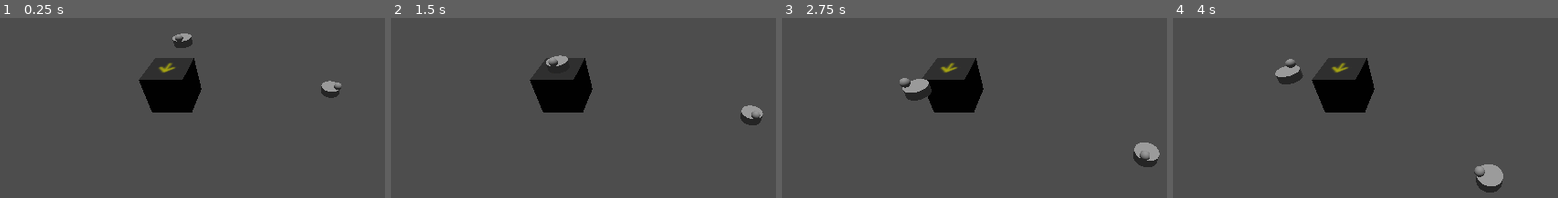
Above: before the commit, frames 1-4 (left to right).
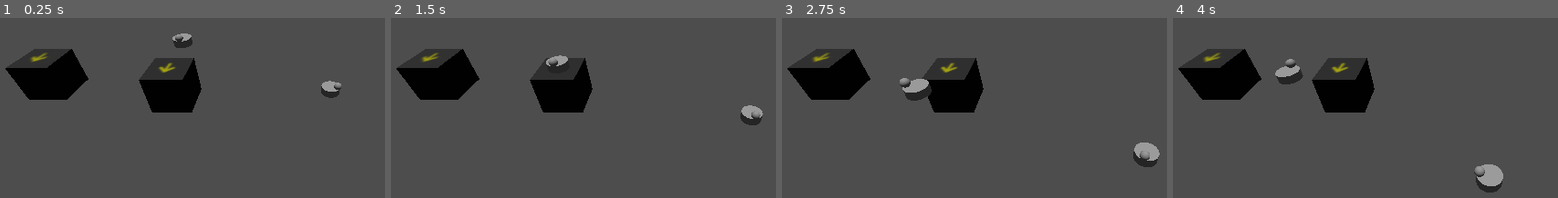
Above: after the commit, the same moments.

Repository: AndrewD55/DumpsterFrog_Acerola_Jam_0_Aberration
Game: Godot game, scene res://main.tscn
The game is run twice, just before and just after one commit, with the same random seed, the same clock (stepped at 60 frames per second) and the same inputs.
Inputs (mouse positions are in pixels of both pictures, inside the frame that each line leads up to):
- Up to frame 1 (0.25 s): no input
- Up to frame 2 (1.5 s): move the mouse to (outside the picture) at 0.52 s; click (outside the picture) at 0.67 s; move the mouse to (529, 118) at 1.27 s; click (529, 118) at 1.42 s
- Up to frame 3 (2.75 s): move the mouse to (outside the picture) at 2.02 s; click (outside the picture) at 2.17 s
- Up to frame 4 (4 s): move the mouse to (1419, 180) at 2.77 s; click (1419, 180) at 2.92 s; move the mouse to (outside the picture) at 3.52 s; click (outside the picture) at 3.67 s

The runs differ from the first frame. In frame 1, 4.5% of the frame differs, in the area x 1-23%, y 17-46%; in frame 2, 4.5%; in frame 3, 4.5%; in frame 4, 4.5%.

Commit message:
Locked Turntable clicks while object is leaving the belt (THIS WILL BREAK IF MANAGING MORE THAN 1 OBJECT AT A TIME)
Right now control feels like a good compromise  being able to switch belt direction in a pinch, but not demolish the path animation

still need:
stop belt objects when running into other belt objects
stop belt objects entering an opposing turntable (or possibly stop entering if that'd break the locked turntable rotation logic)

Diff:
--- a/Acerola_Jam_0_Godot_Project/game_elements/belt_turntable.gd
+++ b/Acerola_Jam_0_Godot_Project/game_elements/belt_turntable.gd
@@ -3,6 +3,9 @@
 class_name Belt_Turntable_Path3D
 
 @onready var Highlight = $Mouseover_Highlight
+var GreenHighlightTexture:Texture2D = load("res://2D_Media/Sprites/Mouseover_Highlight_V0_Green.png")
+var RedHighlightTexture:Texture2D = load("res://2D_Media/Sprites/Mouseover_Highlight_V0_Red.png")
+
 @onready var BeltMesh = $MeshInstance3D
 
 @onready var Rear_EntrancePathNode = $MeshInstance3D/Entrance_Path/Rear_Entrance_Path
@@ -14,39 +17,30 @@
 @onready var Right_ExitPathNode = $MeshInstance3D/Exit_Path/Right_Exit_Path
 
 
-
 enum global_direction {NORTH_ZPOS, EAST_XNEG, SOUTH_ZNEG, WEST_XPOS }
 enum local_orientation {LEFT, RIGHT, FORWARD}
 
 @export var Turntable_Global_Direction:global_direction
-
-
 #offset position to unload objects onto NORTH_ExitPathNode
 @export var NORTH_ExitPathNode:Path3D=null
 @export var NORTH_Exit_local_orientation:local_orientation=local_orientation.FORWARD
-#@export var NORTH_Exit_Position_Override:float=0.5
-
 #offset position to unload objects onto EAST_ExitPathNode
 @export var EAST_ExitPathNode:Path3D=null
 @export var EAST_Exit_local_orientation:local_orientation=local_orientation.FORWARD
-#@export var EAST_Exit_Position_Override:float=0.5
-
 #offset position to unload objects onto SOUTH_ExitPathNode
 @export var SOUTH_ExitPathNode:Path3D=null
 @export var SOUTH_Exit_local_orientation:local_orientation=local_orientation.FORWARD
-#@export var SOUTH_Exit_Position_Override:float=0.5
-
 #offset position to unload objects onto WEST_ExitPathNode
 @export var WEST_ExitPathNode:Path3D=null
 @export var WEST_Exit_local_orientation:local_orientation=local_orientation.FORWARD
-#@export var WEST_Exit_Position_Override:float=0.5
-
 
 var current_ExitPathNode:Path3D=null
-#var current_Exit_local_orientation:local_orientation=local_orientation.FORWARD
-#var current_Exit_Position_Override:float=0.0
-
-
+
+var Exiting_ObjectNode:Node3D=null
+var Lock_Rotation:bool=false
+
+
+# HELPER FUNCTIONS
 func set_exitpath(After_Exit_PathNode:Path3D,After_Exit_Direction:local_orientation):
 	match After_Exit_Direction:
 		local_orientation.LEFT:
@@ -62,7 +56,6 @@
 
 	current_ExitPathNode.set_exit_path_node(After_Exit_PathNode)
 
-
 func rotate_belt(LRMouse:int)->void:
 	#rotate belt model and set Turntable_Global_Direction for proper input directions
 	match Turntable_Global_Direction:
@@ -107,6 +100,8 @@
 					self.set_exitpath(NORTH_ExitPathNode,NORTH_Exit_local_orientation)
 					self.rotate_object_local(Vector3(0,1,0),-PI/2)
 
+
+# NORMAL INIT/INPUT/MAIN LOGIC
 func _ready():
 	#set initial exit parameters
 	match Turntable_Global_Direction:
@@ -119,33 +114,47 @@
 		global_direction.WEST_XPOS:#<
 			self.set_exitpath(WEST_ExitPathNode,WEST_Exit_local_orientation)
 
-
-
-
-
-
-
 func _input(event):
 	if Highlight.visible == true: #mouseover is occuring
-		if event is InputEventMouseButton:
-			if event.button_index == MOUSE_BUTTON_LEFT:
-				if event.pressed:
-					self.rotate_belt(1)
-			if event.button_index == MOUSE_BUTTON_RIGHT:
-				if event.pressed:
-					self.rotate_belt(2)
-
-
-#func _physics_process(delta):
-
+		if Lock_Rotation == false:
+			if event is InputEventMouseButton:
+				if event.button_index == MOUSE_BUTTON_LEFT:
+					if event.pressed:
+						self.rotate_belt(1)
+				if event.button_index == MOUSE_BUTTON_RIGHT:
+					if event.pressed:
+						self.rotate_belt(2)
+
+func _physics_process(delta):
+	if Lock_Rotation == true:
+		Highlight.texture = RedHighlightTexture
+		#get current parent PathNode3D
+		var Exiting_Object_CurrentPathNode = Exiting_ObjectNode.get_parent()
+		#once it's on path OTHER THAN our entrance/exit path nodes, it must be on it's way. say goodbye!
+		if Exiting_Object_CurrentPathNode not in [Forward_ExitPathNode, Left_ExitPathNode, Right_ExitPathNode,Rear_EntrancePathNode,Left_EntrancePathNode,Right_EntrancePathNode]:
+			Exiting_ObjectNode =null
+			Lock_Rotation = false
+	else:
+		Highlight.texture = GreenHighlightTexture
+
+# GODOT SIGNALS
 func _on_mouse_entered():
 	Highlight.visible = true
 
-
 func _on_mouse_exited():
 	Highlight.visible = false
 
-
+func _on_exiting_object_area_3d_area_entered(area):
+	Exiting_ObjectNode = area.get_parent()
+	if Exiting_ObjectNode.get_class() == "On_Belt_Object":
+		Exiting_ObjectNode
+	Lock_Rotation = true
+	#When a belt object enters this area
+		#1.Get it's node
+		#2 Lock Rotation
+		#(Out in Monitoring Logic)
+		#2 Once it's exit path becomes it's parent, then get nextpath again.
+		#3 Once it's nextpath becomes it's parent forget it exists and unlock rotation
 
 func get_turntable_entrance(Incoming_Obj_Global_Direction:global_direction):
 #This is used to provide incoming objects which enter path to take.
--- a/Acerola_Jam_0_Godot_Project/game_elements/belt_turntable.tscn
+++ b/Acerola_Jam_0_Godot_Project/game_elements/belt_turntable.tscn
@@ -1,15 +1,15 @@
-[gd_scene load_steps=14 format=3 uid="uid://dok0pyvneckou"]
+[gd_scene load_steps=15 format=3 uid="uid://dok0pyvneckou"]
 
 [ext_resource type="Script" path="res://game_elements/belt_turntable.gd" id="1_utw1d"]
 [ext_resource type="PackedScene" uid="uid://crho7h6t4w6x7" path="res://composition_modules/Linked_Path3D.tscn" id="2_7w5hh"]
 [ext_resource type="Texture2D" uid="uid://bs3pm4y6j58h4" path="res://2D_Media/Sprites/Temp_Direction_Arrow_V0.png" id="2_b20g6"]
-[ext_resource type="Texture2D" uid="uid://5h1ipeqg7vjp" path="res://2D_Media/Sprites/Mouseover_Highlight_V0.png" id="2_tvmiy"]
 [ext_resource type="Curve3D" uid="uid://dya28qelk13vt" path="res://game_elements/belt_turntable_entrance_rear_curve3d.tres" id="3_nd0uo"]
 [ext_resource type="Curve3D" uid="uid://daga0jiq0ilrj" path="res://game_elements/belt_turntable_entrance_right_curve3d.tres" id="4_cys10"]
 [ext_resource type="Curve3D" uid="uid://bmu1jt0mj3biu" path="res://game_elements/belt_turntable_entrance_left_curve3d.tres" id="5_oy1c7"]
 [ext_resource type="Curve3D" uid="uid://bhuu7lh3osdmv" path="res://game_elements/belt_turntable_exit_forward_curve3d.tres" id="6_h21qr"]
 [ext_resource type="Curve3D" uid="uid://bn4c7iv1vpek" path="res://game_elements/belt_turntable_exit_left_curve3d.tres" id="7_ss6wc"]
 [ext_resource type="Curve3D" uid="uid://dg6y5knyym7tu" path="res://game_elements/belt_turntable_exit_right_curve3d.tres" id="8_tlm8t"]
+[ext_resource type="Texture2D" uid="uid://clyrtms0yfxmj" path="res://2D_Media/Sprites/Mouseover_Highlight_V0_Green.png" id="10_wiyli"]
 
 [sub_resource type="BoxShape3D" id="BoxShape3D_it444"]
 
@@ -17,6 +17,9 @@
 
 [sub_resource type="StandardMaterial3D" id="StandardMaterial3D_nrd52"]
 albedo_color = Color(0.129412, 0.129412, 0.129412, 1)
+
+[sub_resource type="BoxShape3D" id="BoxShape3D_g4buf"]
+size = Vector3(0.25, 0.25, 0.1)
 
 [node name="Belt_Turntable" type="StaticBody3D"]
 script = ExtResource("1_utw1d")
@@ -63,7 +66,17 @@
 transform = Transform3D(1, 0, 0, 0, 1, 0, 0, 0, 1, 0, 1.05852, 0)
 visible = false
 axis = 1
-texture = ExtResource("2_tvmiy")
+texture = ExtResource("10_wiyli")
+
+[node name="Exiting_Object_Area_3D" type="Area3D" parent="."]
+transform = Transform3D(1, 0, 0, 0, 1, 0, 0, 0, 1, 0, 1, -0.445073)
+input_ray_pickable = false
+monitorable = false
+
+[node name="CollisionShape3D" type="CollisionShape3D" parent="Exiting_Object_Area_3D"]
+transform = Transform3D(1, 0, 0, 0, 1, 0, 0, 0, 1, 0, 0.137648, 0)
+shape = SubResource("BoxShape3D_g4buf")
 
 [connection signal="mouse_entered" from="." to="." method="_on_mouse_entered"]
 [connection signal="mouse_exited" from="." to="." method="_on_mouse_exited"]
+[connection signal="area_entered" from="Exiting_Object_Area_3D" to="." method="_on_exiting_object_area_3d_area_entered"]
--- a/Acerola_Jam_0_Godot_Project/game_elements/on_belt_object.gd
+++ b/Acerola_Jam_0_Godot_Project/game_elements/on_belt_object.gd
@@ -1,4 +1,5 @@
 extends Node3D
+class_name On_Belt_Object
 
 enum enum_belt_object_type {UNDEF, RAW, REFINED, DEFECT}
 
--- a/Acerola_Jam_0_Godot_Project/game_elements/on_belt_object.tscn
+++ b/Acerola_Jam_0_Godot_Project/game_elements/on_belt_object.tscn
@@ -1,8 +1,15 @@
-[gd_scene load_steps=4 format=3 uid="uid://6horm3jye3eg"]
+[gd_scene load_steps=5 format=3 uid="uid://6horm3jye3eg"]
 
 [ext_resource type="Script" path="res://game_elements/on_belt_object.gd" id="1_5hqyd"]
 
+[sub_resource type="CylinderShape3D" id="CylinderShape3D_nt7hx"]
+height = 0.5
+radius = 0.25
+
 [sub_resource type="CylinderMesh" id="CylinderMesh_eg175"]
+top_radius = 0.25
+bottom_radius = 0.25
+height = 0.2
 
 [sub_resource type="SphereMesh" id="SphereMesh_5tqep"]
 
@@ -11,8 +18,16 @@
 loop = false
 script = ExtResource("1_5hqyd")
 
+[node name="Area3D" type="Area3D" parent="."]
+input_ray_pickable = false
+monitoring = false
+
+[node name="CollisionShape3D" type="CollisionShape3D" parent="Area3D"]
+transform = Transform3D(1, 0, 0, 0, 1, 0, 0, 0, 1, 0, 0.25, 0)
+shape = SubResource("CylinderShape3D_nt7hx")
+
 [node name="MeshInstance3D" type="MeshInstance3D" parent="."]
-transform = Transform3D(0.5, 0, 0, 0, 0.1, 0, 0, 0, 0.5, 0, 0.1, 0)
+transform = Transform3D(1, 0, 0, 0, 1, 0, 0, 0, 1, 0, 0.1, 0)
 mesh = SubResource("CylinderMesh_eg175")
 
 [node name="MeshInstance3D2" type="MeshInstance3D" parent="."]
--- a/Acerola_Jam_0_Godot_Project/main.tscn
+++ b/Acerola_Jam_0_Godot_Project/main.tscn
@@ -86,10 +86,13 @@
 
 [node name="Belt_Turntable_SOUTH" parent="ExampleTurntable_SOUTH" node_paths=PackedStringArray("EAST_ExitPathNode", "SOUTH_ExitPathNode", "WEST_ExitPathNode") instance=ExtResource("3_8xeo6")]
 Turntable_Global_Direction = 2
+NORTH_Exit_local_orientation = 2
 EAST_ExitPathNode = NodePath("../../LinkedPath3D_EAST_RETURN")
+EAST_Exit_local_orientation = 2
 SOUTH_ExitPathNode = NodePath("../../LinkedPath3D_SOUTH_RETURN")
 SOUTH_Exit_local_orientation = 1
 WEST_ExitPathNode = NodePath("../../LinkedPath3D_WEST_RETURN")
+WEST_Exit_local_orientation = 2
 
 [node name="LinkedPath3D" parent="ExampleTurntable_SOUTH" node_paths=PackedStringArray("ExitPathTurntable") instance=ExtResource("1_bny65")]
 transform = Transform3D(1, 0, 0, 0, 1, 0, 0, 0, 1, 7.82013e-05, 1, 1.53063)
@@ -113,3 +116,11 @@
 transform = Transform3D(1, 0, 0, 0, 1, 0, 0, 0, 1, 2.82866, 1, -1.50032)
 curve = SubResource("Curve3D_xha6k")
 ExitPathNode = NodePath("../ExampleTurntable_SOUTH/LinkedPath3D")
+
+[node name="Belt_Turntable" parent="." instance=ExtResource("3_8xeo6")]
+transform = Transform3D(1, 0, 0, 0, 1, 0, 0, 0, 1, 6.28975, 0, 0)
+Turntable_Global_Direction = 0
+NORTH_Exit_local_orientation = 2
+EAST_Exit_local_orientation = 2
+SOUTH_Exit_local_orientation = 2
+WEST_Exit_local_orientation = 2
Binary file added: Acerola_Jam_0_Godot_Project/2D_Media/Sprites/Mouseover_Highlight_V0_Green.png
Not shown, added: Acerola_Jam_0_Godot_Project/2D_Media/Sprites/Mouseover_Highlight_V0_Green.png.import
Binary file added: Acerola_Jam_0_Godot_Project/2D_Media/Sprites/Mouseover_Highlight_V0_Red.png
Not shown, added: Acerola_Jam_0_Godot_Project/2D_Media/Sprites/Mouseover_Highlight_V0_Red.png.import
Not shown, added: Asset_Development/Gimp_Assets/Mouseover_Highlight_V0_Green.png
Not shown, added: Asset_Development/Gimp_Assets/Mouseover_Highlight_V0_Red.png
